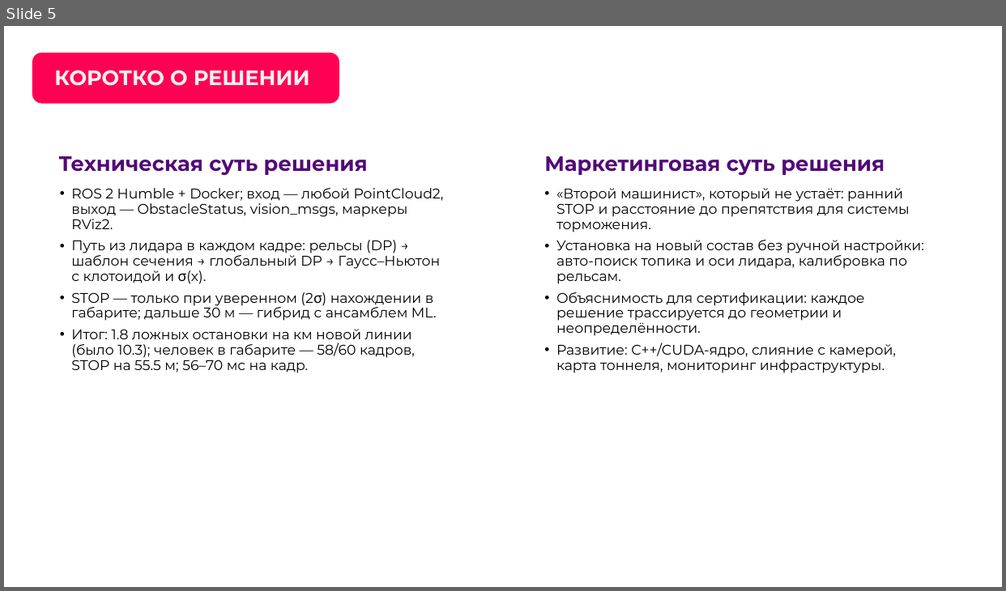
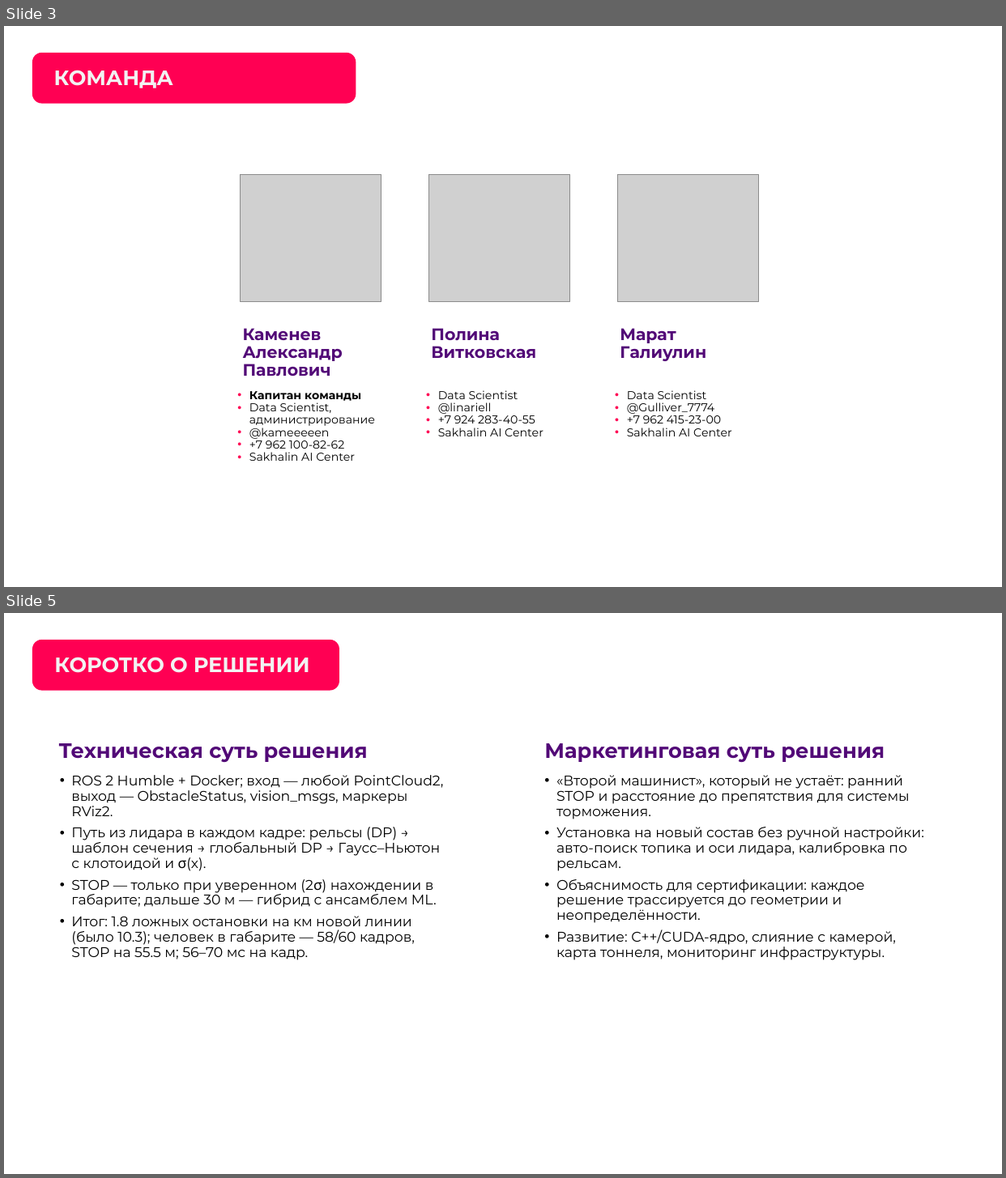
Before and after one commit to EhimenNathan/tunnelguard-lct2026, a slide deck: presentation/TunnelGuard_LCT2026.pptx. Shown one above the other, each under a label of ours: slide 5 before the commit, slides 3 and 5 after it; the slides between them are not shown. The pictures are 1006x591 and 1006x1178 pixels, drawn with LibreOffice and Linux fonts; fonts in the diff are those of the drawing; grey boxes stand for pictures; background and template pictures are left out. Boxes give left, top, right and bottom in pixels: in the first picture for what was removed or moved away, otherwise in the second. Text is boxed around its words. In the diff, an @@ line names an element or a change of style, - is before the commit and + after.

```diff
--- a/presentation/TunnelGuard_LCT2026.pptx
+++ b/presentation/TunnelGuard_LCT2026.pptx
@@ slide 3 added at box(4, 26, 1002, 587), background picture (left out) @@
@@ rounded rectangle added at box(32, 52, 356, 103), fill #FF0053 @@
@@ title added at box(54, 70, 173, 88), 20 pt, text #F2F2F2, bold @@
+КОМАНДА
@@ rounded rectangle added at box(410, 150, 590, 546), fill #FFFFFF @@
@@ rounded rectangle added at box(599, 150, 778, 546), fill #FFFFFF @@
@@ picture added at box(241, 175, 381, 302) @@
@@ picture added at box(429, 175, 570, 302) @@
@@ picture added at box(618, 175, 759, 302) @@
@@ text added at box(243, 328, 343, 377), 16 pt, text #520977, bold @@
+Каменев
+Александр
+Павлович
@@ text added at box(431, 328, 536, 358), 16 pt, text #520977, bold @@
+Полина
+Витковская
@@ text added at box(620, 328, 706, 361), 16 pt, text #520977, bold @@
+Марат
+Галиулин
@@ text added at box(249, 391, 375, 461), 11 pt, text #000000 @@
+• Капитан команды
+• Data Scientist, администрирование
+• @kameeeeen
+• +7 962 100-82-62
+• Sakhalin AI Center
@@ text added at box(438, 390, 543, 437), 11 pt, text #000000 @@
+• Data Scientist
+• @linariell
+• +7 924 283-40-55
+• Sakhalin AI Center
@@ text added at box(627, 390, 732, 437), 11 pt, text #000000 @@
+• Data Scientist
+• @Gulliver_7774
+• +7 962 415-23-00
+• Sakhalin AI Center
@@ page number added at box(938, 546, 984, 576), 12 pt, text #FFFFFF @@
+3
```
Also in this commit, not shown: 3 slides changed, 1 slide removed.
